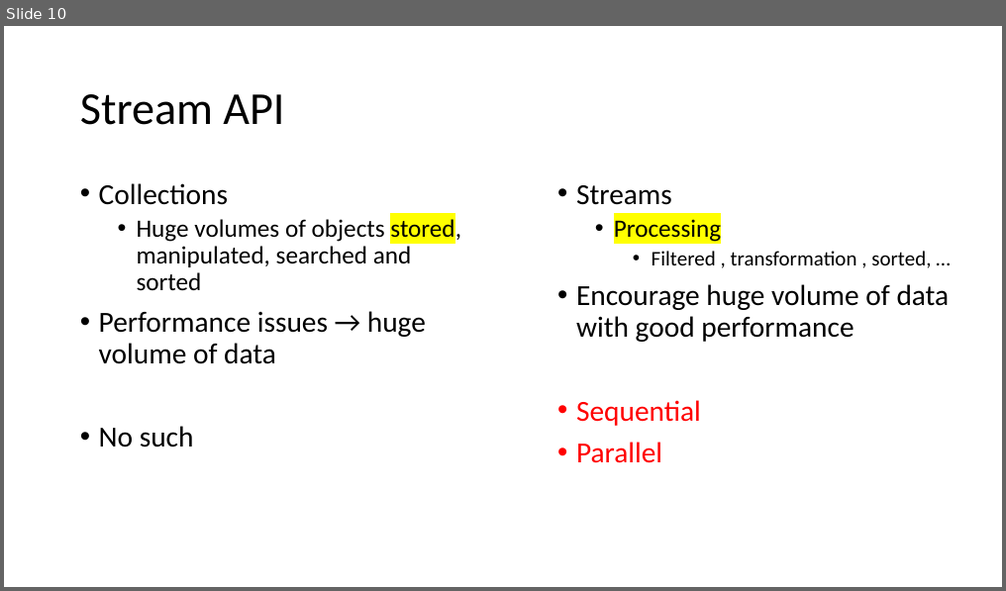
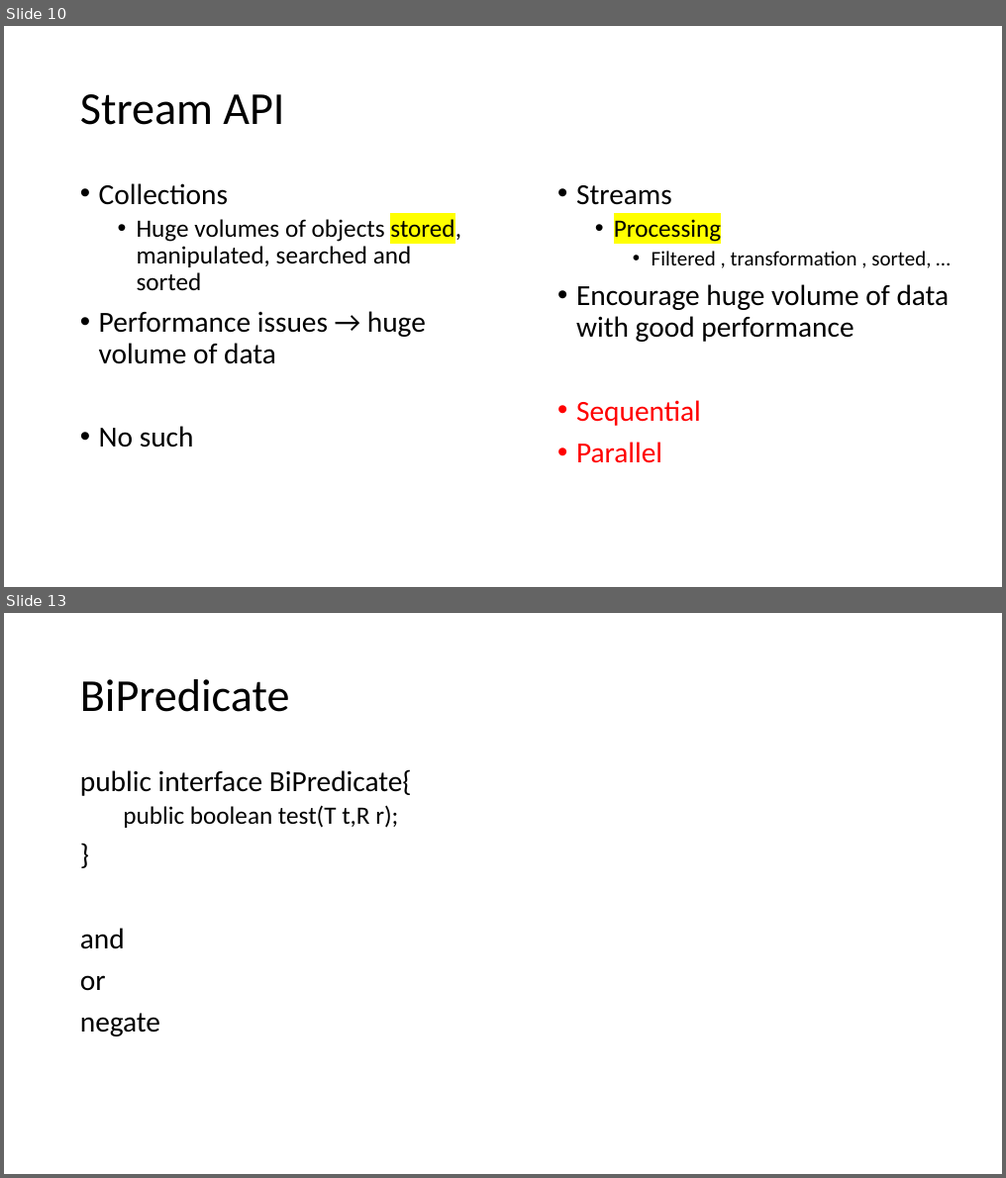
Before and after one commit to caprepo/hackerrank-jul, a slide deck: HackerRank.pptx. Shown one above the other, each under a label of ours: slide 10 before the commit, slides 10 and 13 after it; the slides between them are not shown. The pictures are 1006x591 and 1006x1178 pixels, drawn with LibreOffice and Linux fonts; fonts in the diff are those of the drawing. Boxes give left, top, right and bottom in pixels: in the first picture for what was removed or moved away, otherwise in the second. Text is boxed around its words. In the diff, an @@ line names an element or a change of style, - is before the commit and + after.

```diff
--- a/HackerRank.pptx
+++ b/HackerRank.pptx
@@ slide 13 added at [4,613,1002,1174], background #FFFFFF @@
@@ title added at [80,679,290,712], 44 pt, text #000000 @@
+BiPredicate
@@ text added at [80,769,412,1037], 28 pt, text #000000 @@
+public interface BiPredicate{
+  public boolean test(T t,R r);
+}
+and
+or
+negate
```
Also in this commit, not shown: 10 other slides added.
